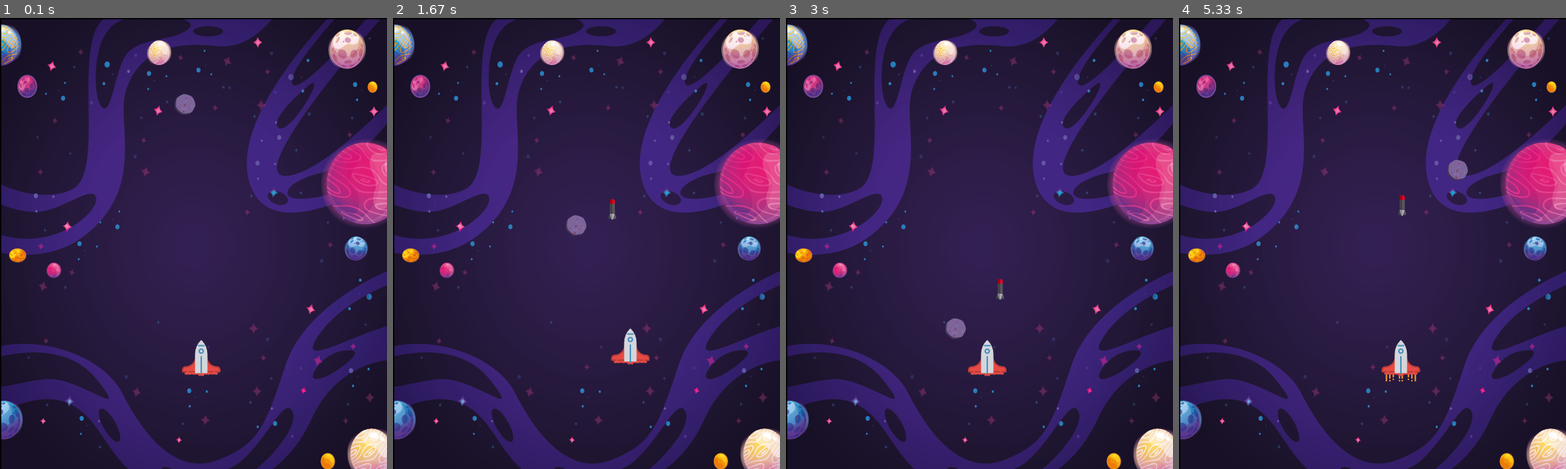
Above: before the commit, frames 1-4 (left to right).
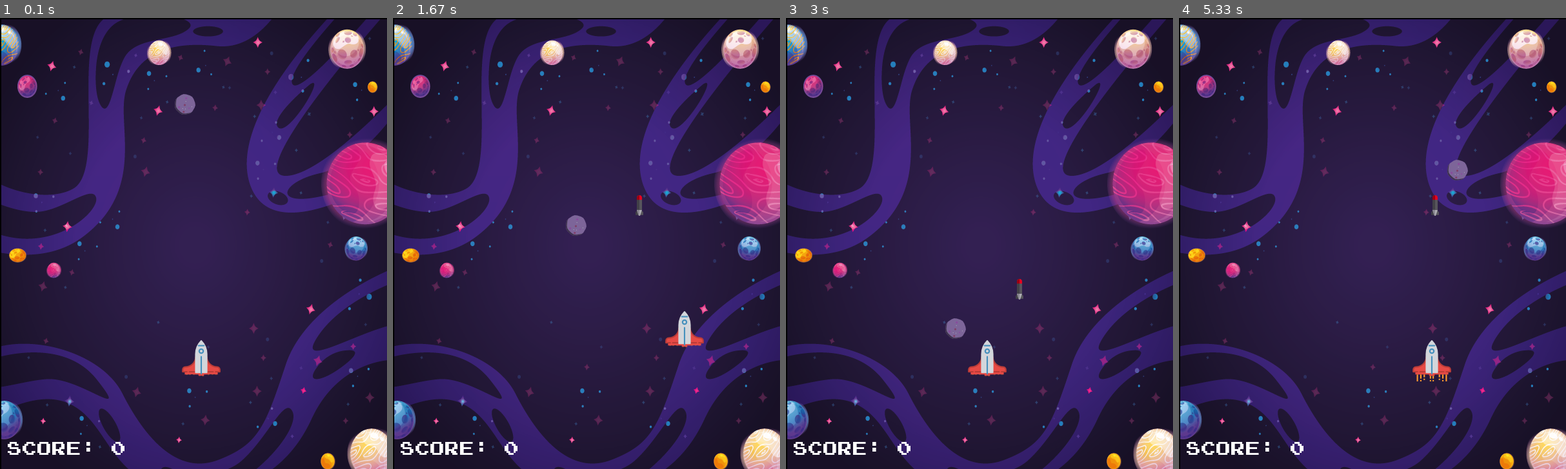
Above: after the commit, the same moments.

Repository: skanderborgi/SimpleGame-Pygame
Game: pygame game, started from main.py
Same seed, same stepped clock (60 frames per second), same inputs: the game is played once before the commit and once after it.
Inputs:
- Up to frame 1 (0.1 s): no input
- Up to frame 2 (1.67 s): hold Right 0.33-0.8 s; hold Up 0.83-1.13 s; tap Space at 0.9, 1.23, 1.53 s; hold Right 1.17-1.63 s
- Up to frame 3 (3 s): hold Left 1.67-2.2 s; tap Space at 1.73, 2.03, 2.3, 2.63, 2.93 s; hold Down 2.23-2.53 s; hold Left 2.57-2.97 s
- Up to frame 4 (5.33 s): hold Up 3-3.37 s; tap Space at 3.07, 3.47, 3.77, 4.13, 4.53, 4.83, 5.03 s; hold Right 3.4-4.03 s; hold Down 4.07-4.43 s; hold Left 4.47-4.93 s; hold Right from 4.97 s (still down)

The runs differ from the first frame. In frame 1, 0.3% of the frame differs, in the area x 2-33%, y 94-97%; in frame 2, 1.2%; in frame 3, 0.5%; in frame 4, 1.3%, in the area x 2-71%, y 39-97%.

Commit message:
Update-score+explosion

Diff:
--- a/main.py
+++ b/main.py
@@ -1,5 +1,8 @@
 import pygame
 import random
+import math
+import time
+
 
 
 #Sound
@@ -43,8 +46,14 @@
 	Bullet_state="fire"
 	screen.blit(BulletImg,(X+16,Y+10))
 
-
-
+#Score
+Score=0
+font=pygame.font.Font("joystix monospace.TTF",28)
+textX=10
+textY=650
+def show_score(X,Y):
+	score=font.render("Score: "+str(Score),True,(255,255,255))
+	screen.blit(score,(X,Y))
 
 
 
@@ -58,18 +67,18 @@
 		#if key clicked check whether left,right,up or down
 		if event.type==pygame.KEYDOWN:
 			if event.key==pygame.K_LEFT:
-				playerX_change=-1
+				playerX_change=-2.5
 				playerImg=pygame.image.load("player.png")
 
 			if event.key==pygame.K_RIGHT:
-				playerX_change=1
+				playerX_change=2.5
 				playerImg=pygame.image.load("player.png")
 
 			if event.key==pygame.K_DOWN:
-				playerY_change=1
+				playerY_change=2.5
 
 			if event.key==pygame.K_UP:
-				playerY_change=-1
+				playerY_change=-2.5
 				playerImg=pygame.image.load("player.png")
 
 			if event.key==pygame.K_SPACE:
@@ -80,17 +89,17 @@
 					pygame.mixer.Channel(0).play(bulletSound)
 
 			if event.key==pygame.K_UP and event.key==pygame.K_RIGHT:
-				playerY_change=-1
-				playerX_change=1
+				playerY_change=-2.5
+				playerX_change=2.5
 			if event.key==pygame.K_UP and event.key==pygame.K_LEFT:
-				playerY_change=-1
-				playerX_change=-1
+				playerY_change=-2.5
+				playerX_change=-2.5
 			if event.key==pygame.K_DOWN and event.key==pygame.K_RIGHT:
-				playerY_change=1
-				playerX_change=1
+				playerY_change=2.5
+				playerX_change=2.5
 			if event.key==pygame.K_DOWN and event.key==pygame.K_LEFT:
-				playerY_change=1
-				playerX_change=-1
+				playerY_change=2.5
+				playerX_change=-2.5
 
 
 
@@ -130,13 +139,30 @@
 		playerY=10
 	if playerY>=625:
 		playerY=625
+	#DestructionEnnemy1
+	try:
+		D=math.sqrt(math.pow(Ennemy1X-BulletX,2)+math.pow(Ennemy1Y-BulletY,2))
+		if D<=25:
+			Ennemy1Img=pygame.image.load("explosion.png")
+			Ennemy1(Ennemy1X,Ennemy1Y)
+			Score+=1
+			print("Bingo!")
+			Ennemy1Y=800
+			BulletY=-5
+
+	except:
+		pass
+
+
+
+	Ennemy1Img=pygame.image.load("ennemy1.png")
 	Ennemy1(Ennemy1X,Ennemy1Y)
 	player(playerX,playerY)
 	if (Ennemy1Y>625)or (Ennemy1X>540):
 		Ennemy1Y=100
 		Ennemy1X=random.randint(200,650)
 		Ennemy1(Ennemy1X,Ennemy1Y)
+	show_score(textX,textY)
 
-	#Destruction
 
 	pygame.display.update()
Binary file added: explosion.png
Binary file added: joystix monospace.ttf
